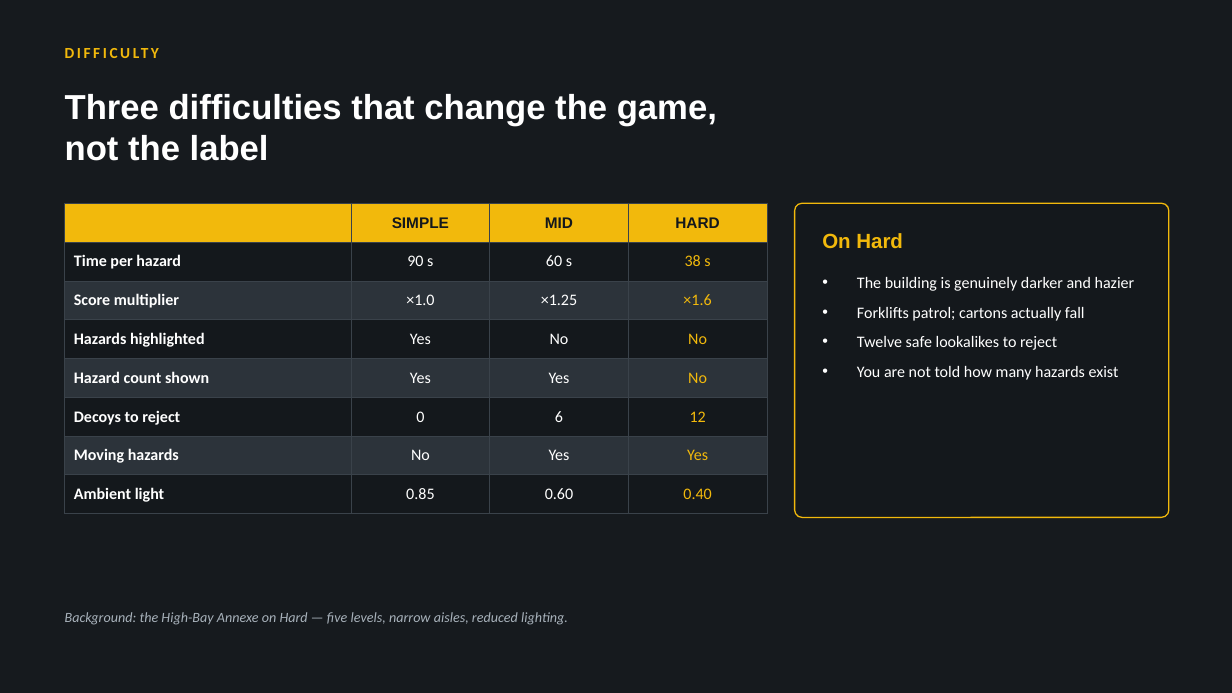
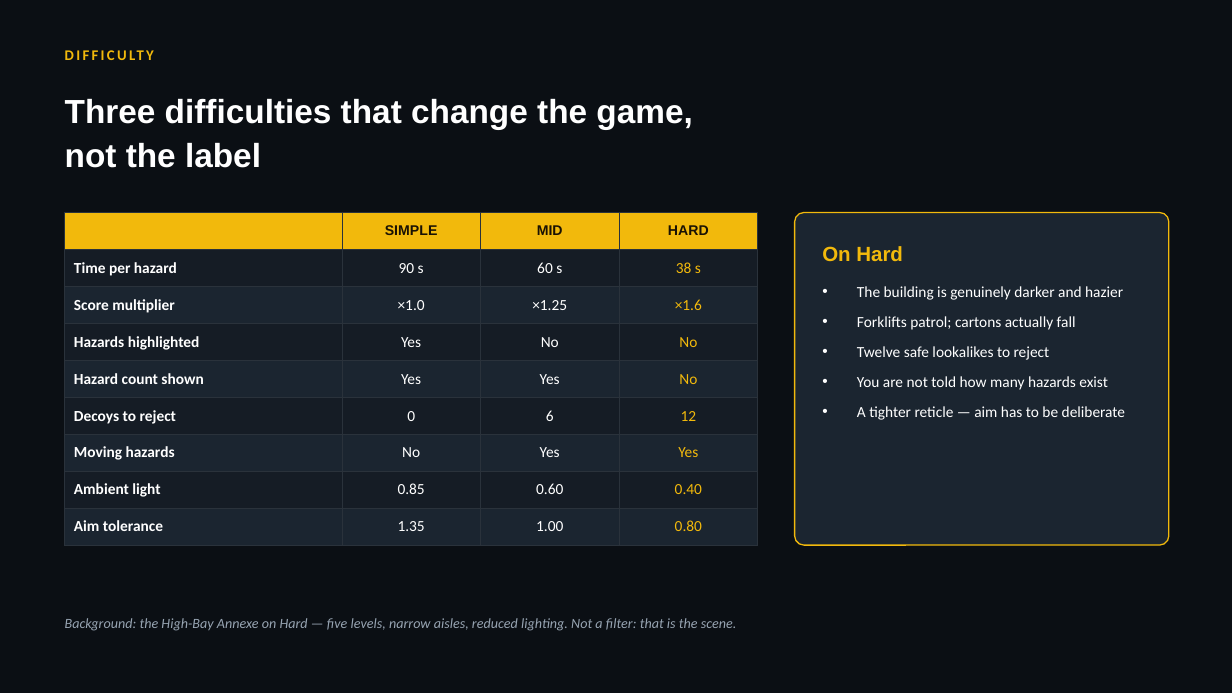
Before and after one commit to kushalthewave/interprize-project, a slide deck: slide 8 of Beat-The-Hazard-Presentation.pptx. Drawn at 1232x693 pixels with LibreOffice and Linux fonts; fonts in the diff are those of the drawing; background and template pictures are left out. Boxes give left, top, right and bottom in pixels: in the first picture for what was removed or moved away, otherwise in the second. Text is boxed around its words. In the diff, an @@ line names an element or a change of style, - is before the commit and + after.

```diff
--- a/Beat-The-Hazard-Presentation.pptx
+++ b/Beat-The-Hazard-Presentation.pptx
@@ rectangle at box(0, 0, 1232, 693): fill #14181C at 78% opacity to #0B0F14 at 80% opacity @@
@@ text "DIFFICULTY" at box(65, 39, 1167, 67): size 12 to 11.5 pt, letter spacing 2 to 1.8 pt; line spacing 1 to 1.2 @@
@@ text "Three difficulties that change the ..." at box(65, 98, 692, 168): size 27 to 26 pt; line spacing 1 to 1.1 @@
@@ table at box(65, 213, 758, 535) @@
+row 9: Aim tolerance | 1.35 | 1.00 | 0.80
@@ table: place and size @@
-table at box(65, 203, 767, 506)
+table at box(65, 213, 758, 535)
@@ rounded rectangle: place and size @@
-rounded rectangle at box(795, 203, 1169, 518)
+rounded rectangle at box(795, 213, 1169, 545)
@@ rounded rectangle at box(795, 213, 1169, 545): fill #14181C to #1B2530; proportions changed @@
@@ text "On Hard": place and size @@
-text "On Hard" at box(822, 233, 903, 248)
+text "On Hard" at box(822, 246, 903, 261)
@@ text "On Hard" at box(822, 246, 903, 261): line spacing 1 to 1.2 @@
@@ text "The building is genuinely darker ...": place and size @@
-text "The building is genuinely darker ..." at box(857, 277, 1135, 380)
+text "The building is genuinely darker ..." at box(857, 286, 1125, 420)
@@ text at box(857, 286, 1123, 390): size 12.5 to 12 pt in "The building is genuinely darker and hazier", "Forklifts patrol; cartons actually fall", "Twelve safe lookalikes to reject", "You are not told how many hazards ..."; more space between paragraphs @@
@@ text at box(857, 406, 1125, 420): paragraph added @@
+• A tighter reticle — aim has to be deliberate
@@ text at box(65, 618, 737, 631): text changed; text colour #A8B2BB to #97A4B2 @@
-Background: the High-Bay Annexe on Hard — five levels, narrow aisles, reduced lighting.
+Background: the High-Bay Annexe on Hard — five levels, narrow aisles, reduced lighting. Not a filter: that is the scene.
```
Also in this commit, not shown: 9 other slides changed, 8 slides added, 5 slides removed, 2 other files.
